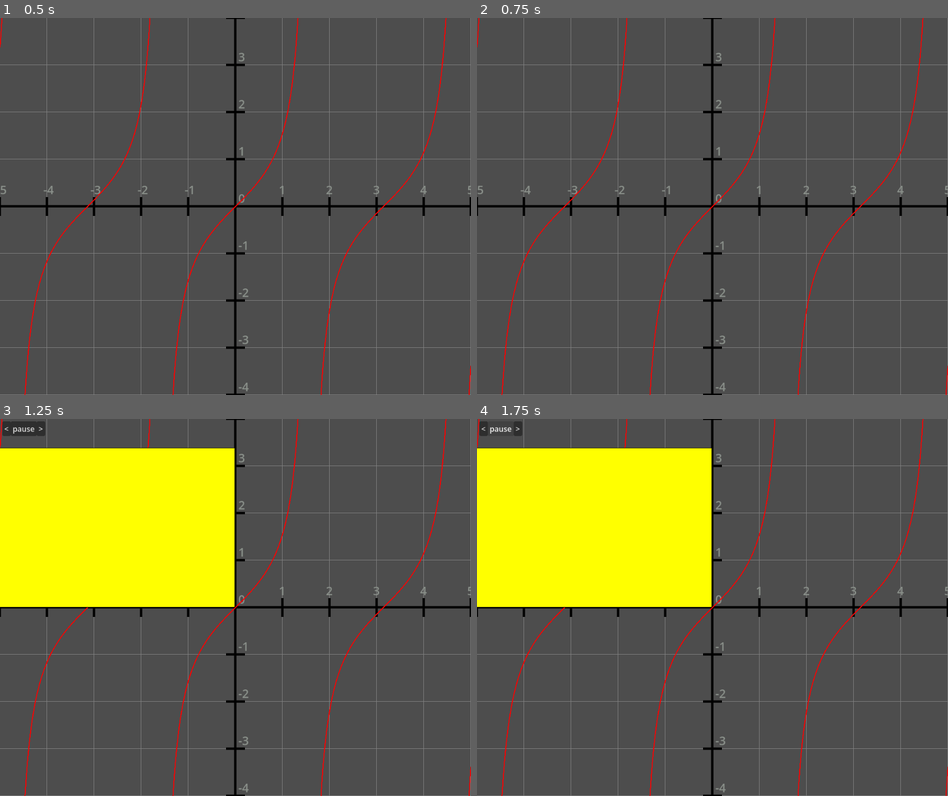
Above: before the commit, frames 1-4 (two rows, left to right).
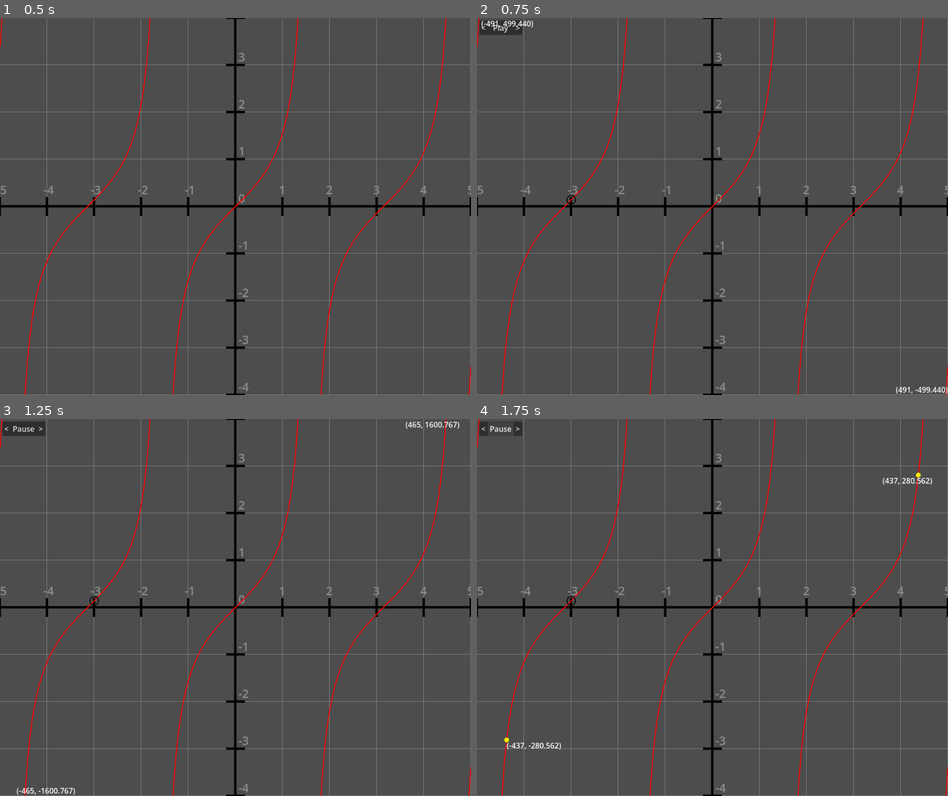
Above: after the commit, the same moments.

Repository: Drillix08/Opticos
Game: Godot game, scene res://graph_environment.tscn
Two runs of this game, one before a commit and one after it. Both use one fixed random seed, a clock stepped at 60 frames per second and the inputs below.
Inputs (mouse positions are in pixels of both pictures, inside the frame that each line leads up to):
- Up to frame 1 (0.5 s): no input
- Up to frame 2 (0.75 s): tap Enter (ui_accept) at 0.5 s; move the mouse to (816, 187) at 0.52 s; hold Right from 0.53 s (still down); hold Space from 0.53 s (still down); click (816, 187) at 0.67 s
- Up to frame 3 (1.25 s): keep holding Right; keep holding Space; tap Enter (ui_accept) at 0.77, 1.07 s; tap I at 0.8 s
- Up to frame 4 (1.75 s): release Right at 1.25 s; release Space at 1.25 s; click "pause" (after the commit: "Pause") at 1.25 s

Frame 1 is identical in both runs. In frame 2, 0.4% of the frame differs, in the area x 0-100%, y 0-100%; in frame 3, 21%; in frame 4, 21%, in the area x 0-97%, y 1-88%.
Error before the commit: Invalid call to function 'prepare_to_animate' in base 'Control (animator.gd)'. Expected 3 argument(s). (res://grid.gd:123)

Commit message:
fixed bugs associated with reorganizing project structure, changed how we implemented the forward/backwards/pause signals

Diff:
--- a/source/graph-environment/animator.gd
+++ b/source/graph-environment/animator.gd
@@ -199,9 +199,13 @@
 		rect.position = functionValues[i] - rect.size/2
 		coordLabel.position = rect.position + rect.size/2
 		if(pause):
-			await do_something
-			i += frameOffset
-			frameOffset = 0
+			var action: int = await do_something
+			if action == -1:
+				i += 2
+				i = min(i, len(functionValues))
+			if action == 0:
+				i += 1
+				i = min(i, len(functionValues))
 		var pos: Vector2 = Util.convert_to_real_coords(origin, functionValues[i])/grid_spacing # the point representing h
 		# calculate the secant line
 		# y = mx + b
@@ -255,8 +259,15 @@
 	var currentRectangleCount: int = 2
 	while currentRectangleCount <= maxRectangleCount:
 		if(pause):
-			await do_something
-			frameOffset = 0
+			var action: int = await do_something
+			if action == -1:
+				@warning_ignore("integer_division")
+				currentRectangleCount /= 4
+				currentRectangleCount = max(1, currentRectangleCount)
+			if action == 0:
+				@warning_ignore("integer_division")
+				currentRectangleCount /= 2
+				currentRectangleCount = max(1, currentRectangleCount)
 		@warning_ignore("integer_division")
 		var increment = maxRectangleCount/currentRectangleCount
 
@@ -272,9 +283,11 @@
 			var height: float = Util.convert_to_real_coords(origin, rect_position)[1]
 			var rect_size: Vector2 = Vector2(width, height)
 			rectangles.append(Rect2(rect_position, rect_size))
-		# calculate current area
 		queue_redraw()
-		await get_tree().create_timer(speed).timeout
+		if !pause:
+			await get_tree().create_timer(speed).timeout
+		else:
+			await get_tree().create_timer(0.001).timeout
 		rectangles.clear()
 		currentRectangleCount *= 2
 	queue_redraw()
@@ -284,14 +297,13 @@
 func _on_play_pause_pressed() -> void:
 	pause = !pause
 	if(!pause):
-		do_something.emit()
+		do_something.emit(0)
 		$AnimationControls/PlayPause.text = "Pause"
 	else:
 		$AnimationControls/PlayPause.text = "Play"
 
 func _on_next_pressed() -> void:
-	do_something.emit()
+	do_something.emit(1)
 
 func _on_back_pressed() -> void:
-	if(pause): frameOffset = -2
-	do_something.emit()
+	do_something.emit(-1)
--- a/source/graph-environment/graph_environment.tscn
+++ b/source/graph-environment/graph_environment.tscn
@@ -40,6 +40,6 @@
 layout_mode = 2
 text = "<"
 
-[connection signal="pressed" from="Control/Animator/AnimationControls/PlayPause" to="Control" method="_on_play_pause_pressed"]
-[connection signal="pressed" from="Control/Animator/AnimationControls/Next" to="Control" method="_on_next_pressed"]
-[connection signal="pressed" from="Control/Animator/AnimationControls/Back" to="Control" method="_on_back_pressed"]
+[connection signal="pressed" from="Control/Animator/AnimationControls/PlayPause" to="Control/Animator" method="_on_play_pause_pressed"]
+[connection signal="pressed" from="Control/Animator/AnimationControls/Next" to="Control/Animator" method="_on_next_pressed"]
+[connection signal="pressed" from="Control/Animator/AnimationControls/Back" to="Control/Animator" method="_on_back_pressed"]
--- a/source/graph-environment/grid.gd
+++ b/source/graph-environment/grid.gd
@@ -96,16 +96,15 @@
 		return tan(x)
 	)
 
-
 #controlls the moving of the "camera" when you click and drag
 func _input(event):
 	if($Animator.animating):
-		if Input.is_key_pressed(KEY_LEFT):
-			#_on_back_pressed()
-			pass
+		if Input.is_key_pressed(KEY_LEFT) and $Animator.animating:
+			$Animator._on_back_pressed()
 		if Input.is_key_pressed(KEY_RIGHT) and $Animator.animating:
-			#_on_next_pressed()
-			pass
+			$Animator._on_next_pressed()
+		if Input.is_key_pressed(KEY_SPACE) and $Animator.animating:
+			$Animator._on_play_pause_pressed()
 		return
 	if event is InputEventMouseButton\
 	and event.button_index == MOUSE_BUTTON_LEFT:
@@ -120,7 +119,7 @@
 	if event.is_action_pressed("zoom_in"):
 		print("scroll")
 	if event.is_action_pressed("ui_accept"):
-		$Animator.prepare_to_animate(origin, grid_spacing)
+		$Animator.prepare_to_animate(functionValues, origin, grid_spacing)
 		$Animator.animProgLeft = Util.convert_to_real_coords(origin, Vector2(0,0)).x
 		$Animator.animate_Limit(200, functionValues, true, true, .015, 1.001)
 	if Input.is_key_pressed(KEY_D):
--- a/source/graph-environment/test/test_grid.gd
+++ b/source/graph-environment/test/test_grid.gd
@@ -54,6 +54,7 @@
 		for origin in origins:
 			grid.origin = origin
 			var points: Array[Vector2] = grid.draw_function(functions[i])
+			@warning_ignore("integer_division")
 			for j in range(1, len(points), len(points)/10):
 				var point = grid.convert_to_real_coords(points[j])
 				point /= grid.grid_spacing
